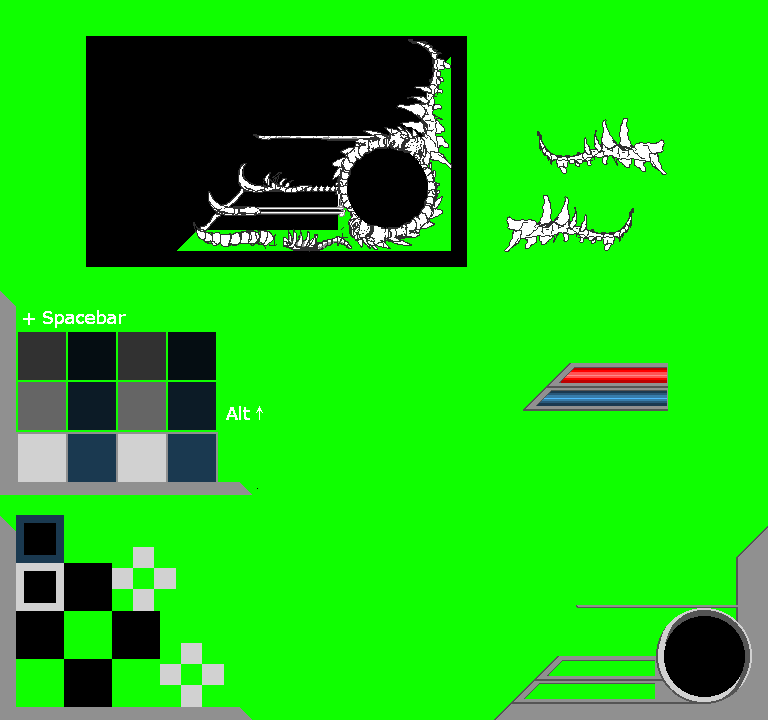
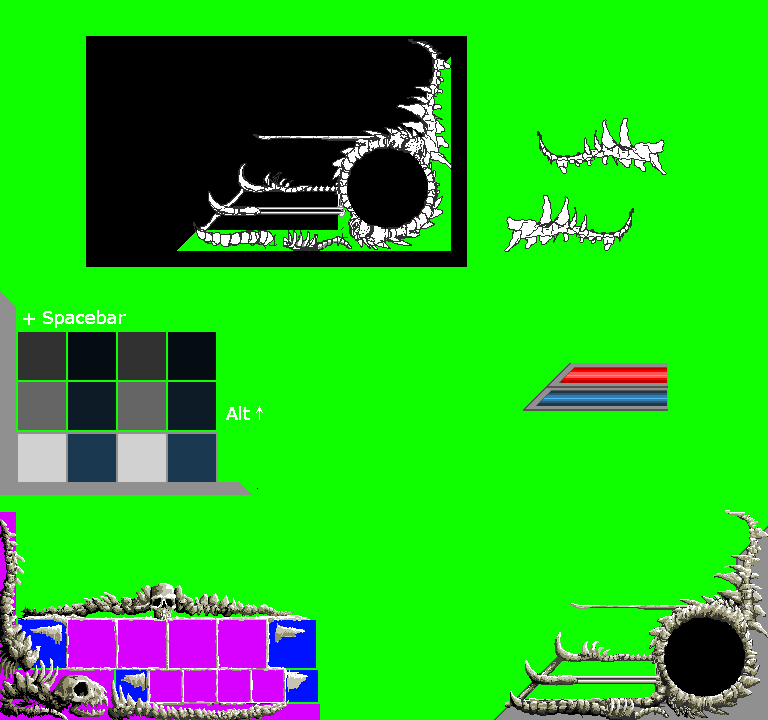
Layers edited between the first and the second 768 × 720 image:
added layer "New Layer#1" above "New Layer" over (0, 510, 768, 720)
added layer "New Layer" above "Background" over (0, 512, 320, 720)
